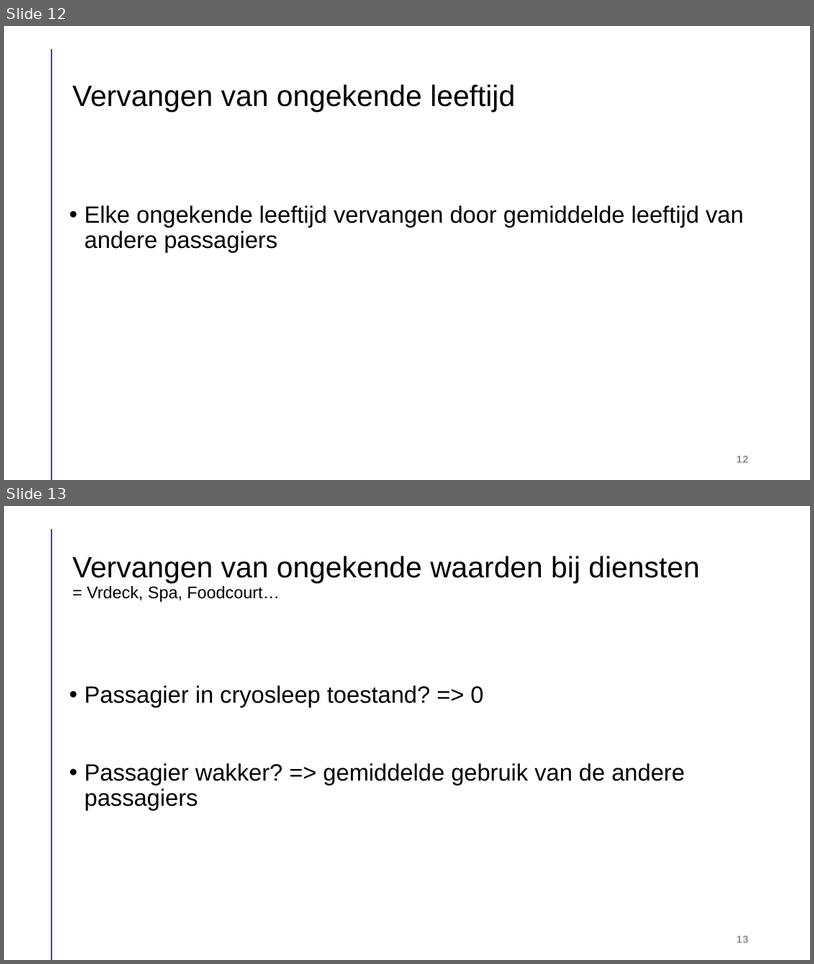
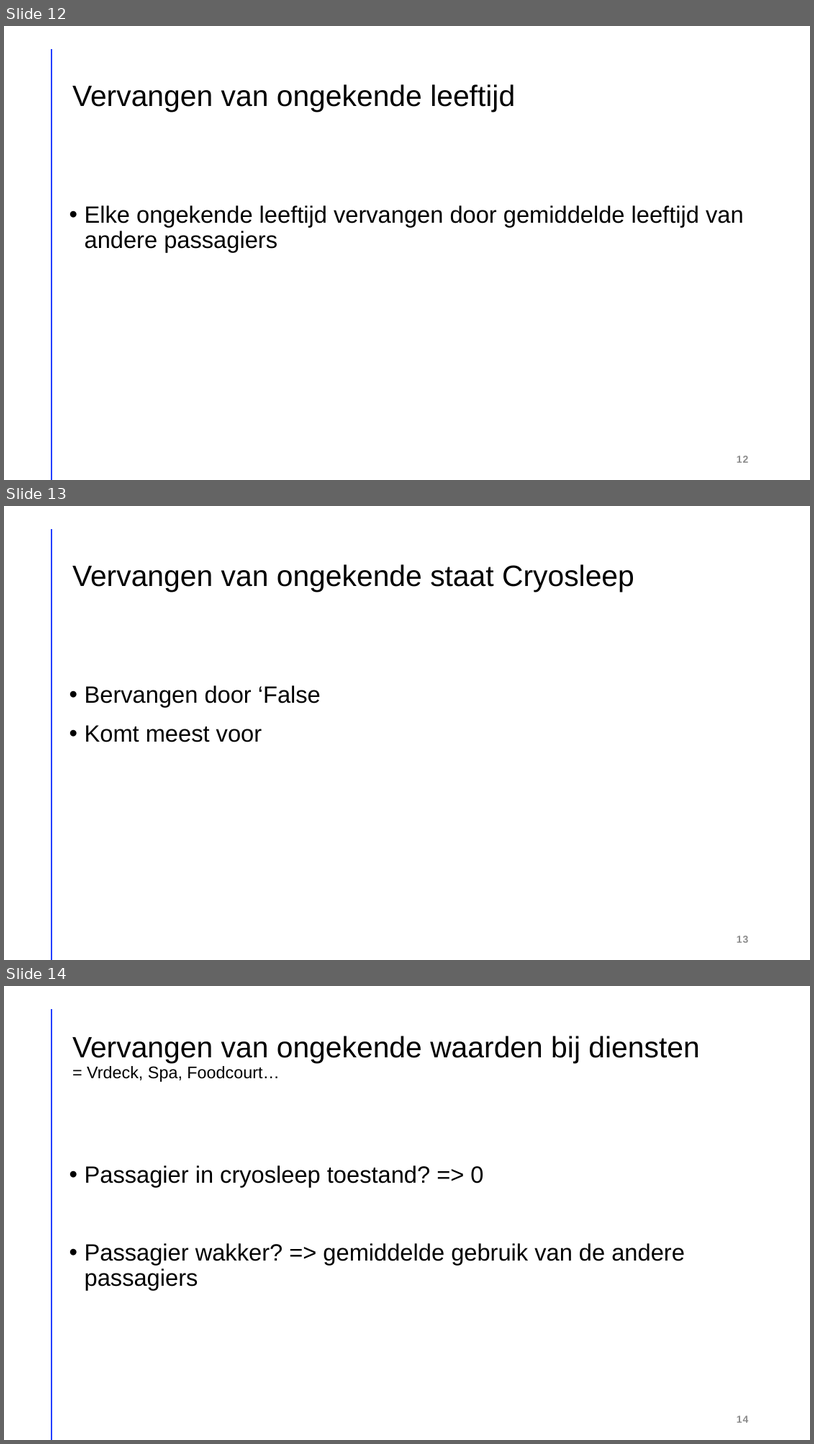
Before and after one commit to robinmonsere/Spaceship-Titanic, a slide deck: Documents/Spaceship titanic.pptx. Shown one above the other, each under a label of ours: slides 12 and 13 before the commit, slides 12, 13 and 14 after it. The pictures are 814x964 and 814x1444 pixels, drawn with LibreOffice and Linux fonts; fonts in the diff are those of the drawing. Boxes give left, top, right and bottom in pixels: in the first picture for what was removed or moved away, otherwise in the second. Text is boxed around its words. In the diff, an @@ line names an element or a change of style, - is before the commit and + after.

```diff
--- a/Documents/Spaceship titanic.pptx
+++ b/Documents/Spaceship titanic.pptx
@@ slide 13 added at <box>4,506,810,960</box>, background #FFFFFF; not listed: 1 template element that a slide beside it also shows @@
@@ title added at <box>72,564,635,592</box>, 35 pt, text #000000 @@
+Vervangen van ongekende staat Cryosleep
@@ text added at <box>85,685,321,742</box>, 28 pt, text #000000 @@
+• Bervangen door ‘False
+• Komt meest voor
@@ page number added at <box>737,935,749,942</box>, 12 pt, text #8C8C8C, bold @@
+13
@@ what was slide 13 is now slide 14 @@
@@ page number at <box>737,1415,749,1422</box>: text changed @@
-13
+14
```
Also in this commit, not shown: 7 slides changed, 1 other file.
